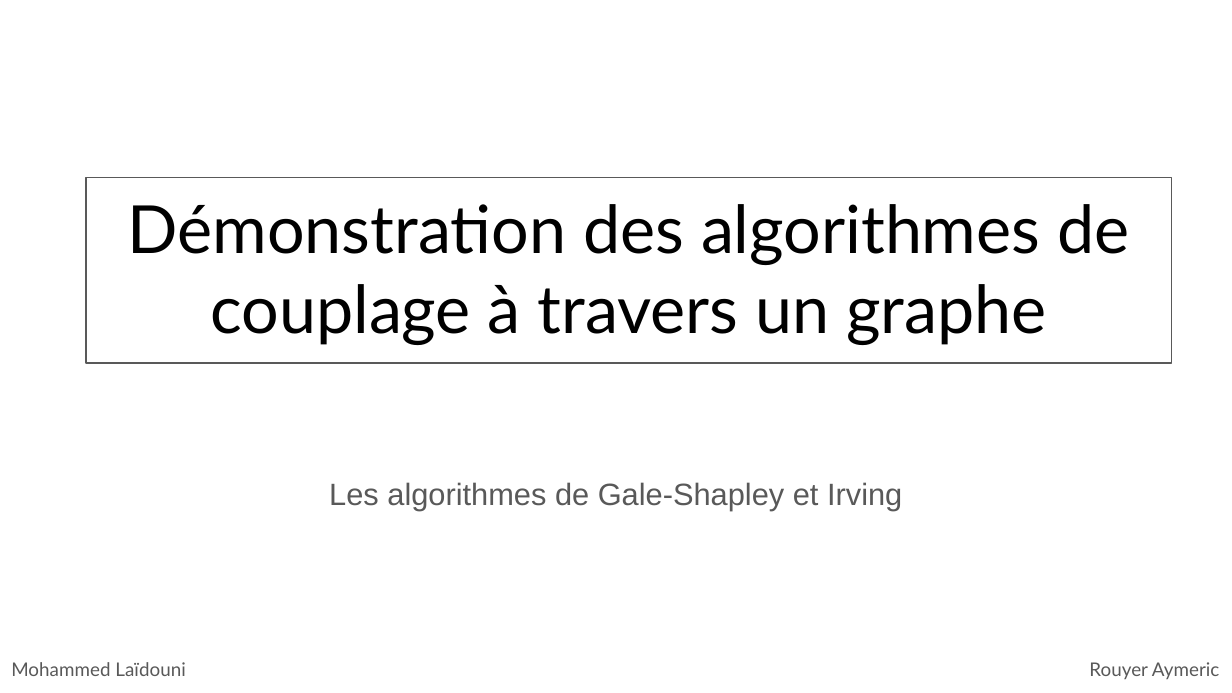
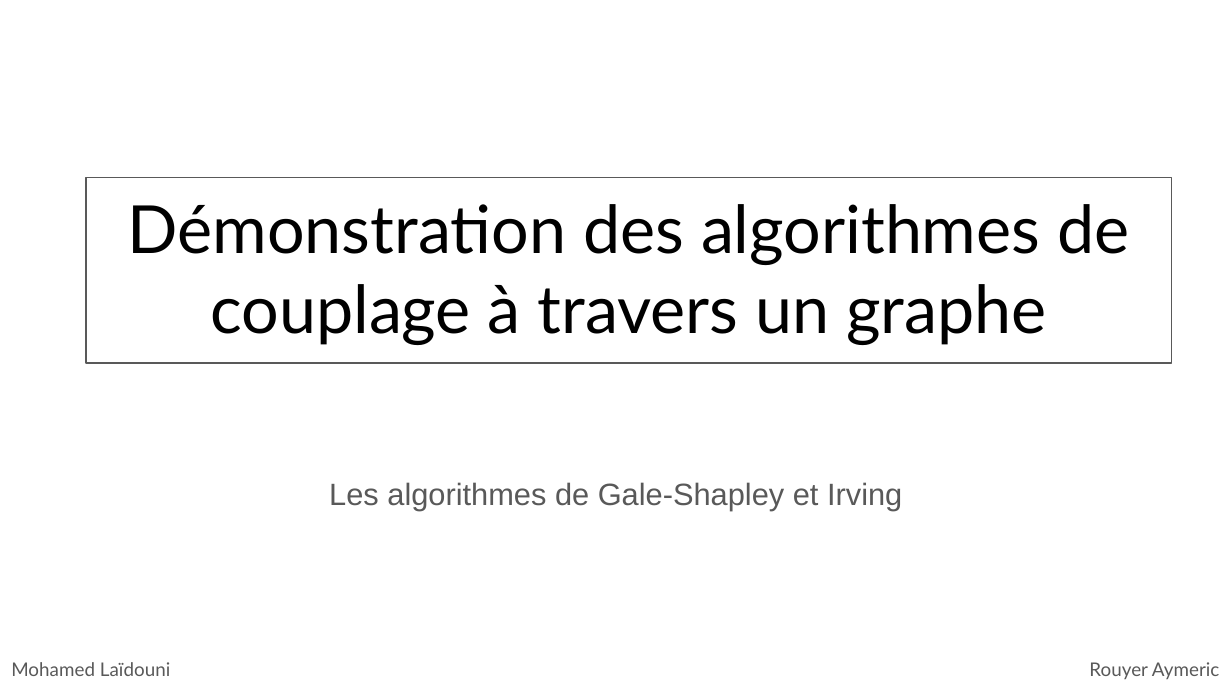
Before and after one commit to karimizerx/stable.roommates.problem, a slide deck: slide 1 of annexe.pptx. Drawn at 1232x693 pixels with LibreOffice and Linux fonts; fonts in the diff are those of the drawing. Boxes give left, top, right and bottom in pixels: in the first picture for what was removed or moved away, otherwise in the second. Text is boxed around its words. In the diff, an @@ line names an element or a change of style, - is before the commit and + after.

```diff
--- a/annexe.pptx
+++ b/annexe.pptx
@@ text at (11, 662, 170, 676): text changed @@
-Mohammed Laïdouni
+Mohamed Laïdouni
```
Also in this commit, not shown: 4 other files.
